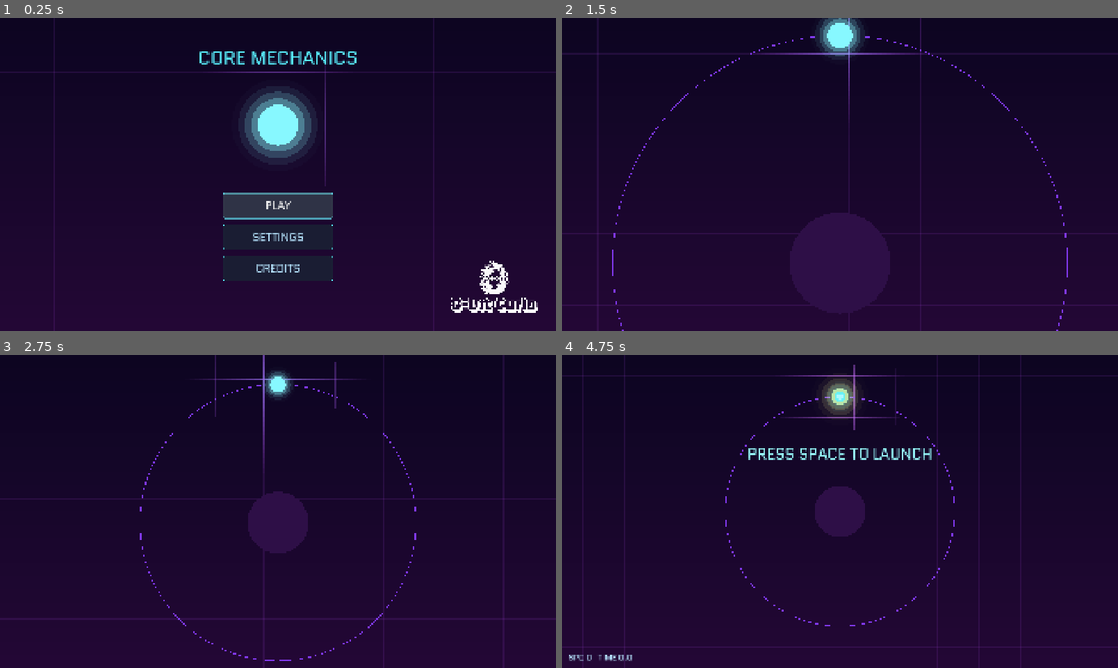
Above: before the commit, frames 1-4 (two rows, left to right).
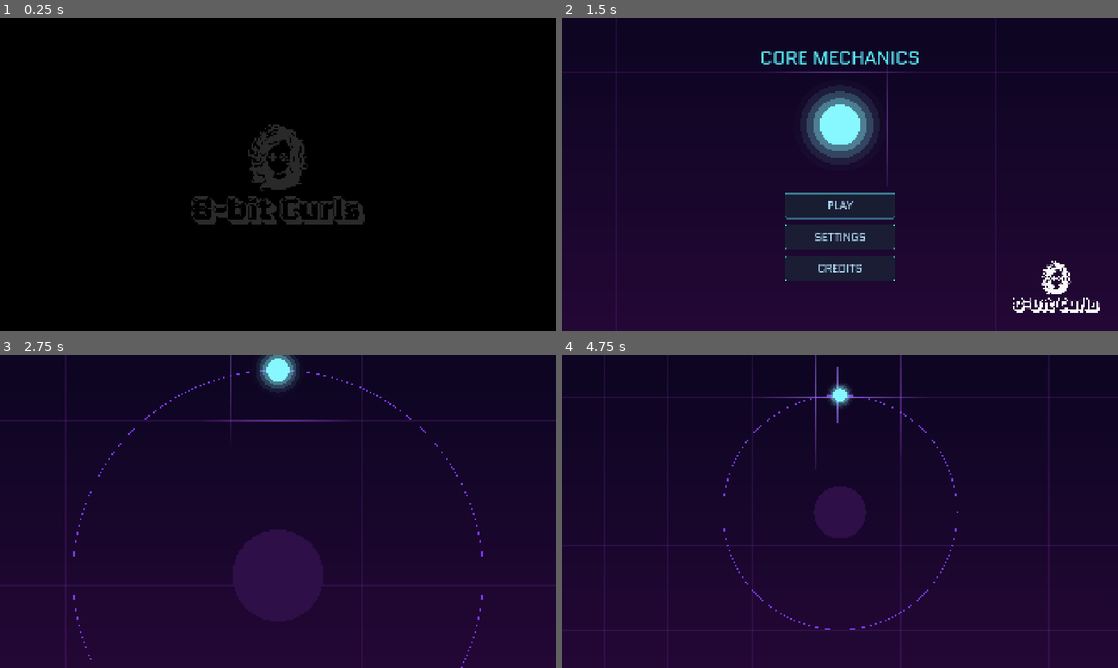
Above: after the commit, the same moments.

Repository: kjbrown-sandbox/juniper-dev-gamejam
Game: Godot game, scene res://SplashScreen.tscn
Same seed, same stepped clock (60 frames per second), same inputs: the game is played once before the commit and once after it. Before the commit the project starts from res://MainMenu.tscn.
Inputs (mouse positions are in pixels of both pictures, inside the frame that each line leads up to):
- Up to frame 1 (0.25 s): no input
- Up to frame 2 (1.5 s): click (840, 205) at 0.5 s, where only the run before the commit has a clickable "PLAY"; tap Enter at 1.25 s; move the mouse to (962, 158) at 1.27 s; hold Right from 1.28 s (still down); hold F from 1.28 s (still down); click (962, 158) at 1.42 s
- Up to frame 3 (2.75 s): tap Space at 1.52 s; release Right at 2 s; release F at 2 s; drag from (166, 527) to (250, 574) at 2.02 s
- Up to frame 4 (4.75 s): move the mouse to (895, 442) at 2.77 s; hold Right 2.78-3.5 s; tap Enter at 2.85 s; click (895, 442) at 2.92 s; drag from (812, 574) to (673, 464) at 3.52 s; move the mouse to (1006, 558) at 4.27 s; hold Left from 4.28 s (still down); tap N at 4.35 s; click (1006, 558) at 4.42 s; tap Space at 4.52 s

The runs differ from the first frame. In frame 1, 100% of the frame differs, in the area x 0-100%, y 0-100%; in frame 2, 6.6%; in frame 3, 4.4%; in frame 4, 3.4%.

Commit message:
Replace Godot loading/boot screens with custom branding
- Web download page: custom HTML shell (web_shell.html) with the
  Core Mechanics art as background and the progress bar moved to the
  top, styled in brand cyan (#01F7F2).
- Boot splash: set image to the art and bg_color to #0D0521.
- Add SplashScreen scene/script: white 8-Bit Curls logo fades in
  (1.5s), holds (1s), fades out (1.5s) on black, then loads MainMenu;
  any key/click skips. Set as project main_scene.

Co-Authored-By: Claude Opus 4.8 (1M context) <noreply@anthropic.com>

Diff:
--- /dev/null
+++ b/SplashScreen.gd
@@ -0,0 +1,34 @@
+extends Control
+class_name SplashScreen
+# Studio splash — plays first (project main_scene), then loads the main menu.
+# Black screen → 8-Bit Curls logo fades up → holds → fades back to black → MainMenu.
+# Any key / click skips straight to the menu (so it's not a wall on repeat plays).
+
+const NEXT_SCENE := "res://MainMenu.tscn"
+const FADE_IN := 1.5     # seconds — logo fades up
+const HOLD := 1.0        # seconds — logo sits at full opacity
+const FADE_OUT := 1.5    # seconds — logo fades back to black (~4s total)
+
+@onready var logo: TextureRect = $Logo
+
+var _leaving := false
+
+func _ready() -> void:
+	logo.modulate.a = 0.0
+	var tween := create_tween()
+	tween.tween_property(logo, "modulate:a", 1.0, FADE_IN)
+	tween.tween_interval(HOLD)
+	tween.tween_property(logo, "modulate:a", 0.0, FADE_OUT)
+	tween.tween_callback(_go_to_menu)
+
+func _go_to_menu() -> void:
+	if _leaving:
+		return            # guard: tween-finish and a skip could both fire
+	_leaving = true
+	get_tree().change_scene_to_file(NEXT_SCENE)
+
+func _unhandled_input(event: InputEvent) -> void:
+	var skip: bool = (event is InputEventKey and event.pressed and not event.echo) \
+		or (event is InputEventMouseButton and event.pressed)
+	if skip:
+		_go_to_menu()
--- /dev/null
+++ b/SplashScreen.tscn
@@ -0,0 +1,39 @@
+[gd_scene format=3 uid="uid://bol4s8kr8krc7"]
+
+[ext_resource type="Script" path="res://SplashScreen.gd" id="1_splash"]
+[ext_resource type="Texture2D" uid="uid://b6fdjquvd0c6n" path="res://assets/icons/8bit-curls-logo-white.png" id="2_logo"]
+
+[node name="SplashScreen" type="Control"]
+layout_mode = 3
+anchors_preset = 15
+anchor_right = 1.0
+anchor_bottom = 1.0
+grow_horizontal = 2
+grow_vertical = 2
+script = ExtResource("1_splash")
+
+[node name="Background" type="ColorRect" parent="."]
+layout_mode = 1
+anchors_preset = 15
+anchor_right = 1.0
+anchor_bottom = 1.0
+grow_horizontal = 2
+grow_vertical = 2
+color = Color(0, 0, 0, 1)
+
+[node name="Logo" type="TextureRect" parent="."]
+layout_mode = 1
+anchors_preset = 8
+anchor_left = 0.5
+anchor_top = 0.5
+anchor_right = 0.5
+anchor_bottom = 0.5
+offset_left = -300.0
+offset_top = -177.0
+offset_right = 300.0
+offset_bottom = 177.0
+grow_horizontal = 2
+grow_vertical = 2
+texture = ExtResource("2_logo")
+expand_mode = 1
+stretch_mode = 5
--- a/project.godot
+++ b/project.godot
@@ -19,9 +19,11 @@
 [application]
 
 config/name="JuniperGameJam"
-run/main_scene="res://MainMenu.tscn"
+run/main_scene="res://SplashScreen.tscn"
 config/features=PackedStringArray("4.6", "GL Compatibility")
 config/icon="res://icon.svg"
+boot_splash/image="res://loading_splash.png"
+boot_splash/bg_color=Color(0.050980, 0.019608, 0.129412, 1)
 
 [display]
 
Not shown, added: SplashScreen.gd.uid
Not shown, changed: export_presets.cfg
Binary file added: loading_splash.png
Not shown, added: loading_splash.png.import
Not shown, added: web_shell.html
